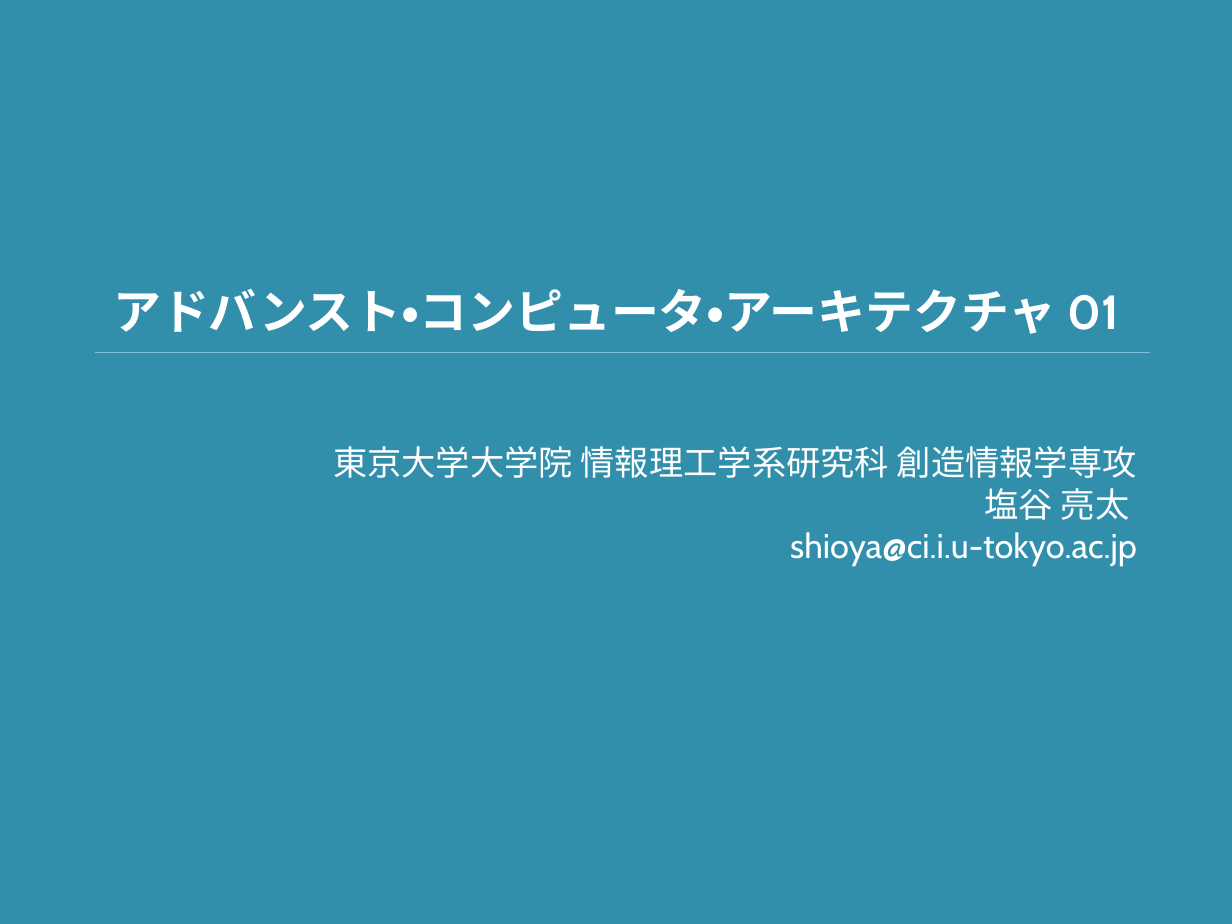
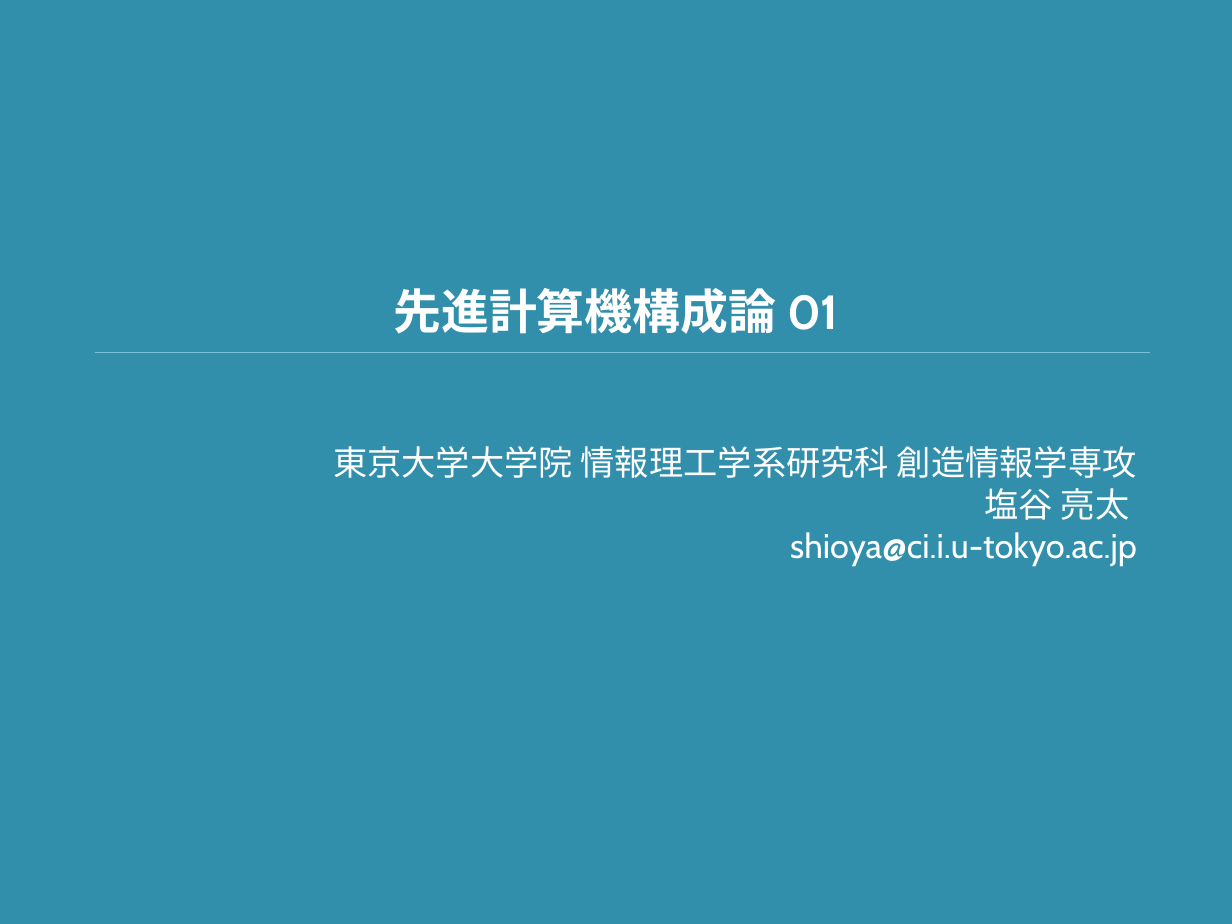
Before and after one commit to shioyadan/advanced-computer-organization, a slide deck: slide 1 of aco-shioya-01.pptx. Drawn at 1232x924 pixels with LibreOffice and Linux fonts; fonts in the diff are those of the drawing. Boxes give left, top, right and bottom in pixels: in the first picture for what was removed or moved away, otherwise in the second. Text is boxed around its words. In the diff, an @@ line names an element or a change of style, - is before the commit and + after.

```diff
--- a/aco-shioya-01.pptx
+++ b/aco-shioya-01.pptx
@@ title at [393,288,838,334]: text changed @@
-アドバンスト・コンピュータ・アーキテクチャ 01
+先進計算機構成論 01
```
Also in this commit, not shown: 5 other slides changed, 16 other files.
